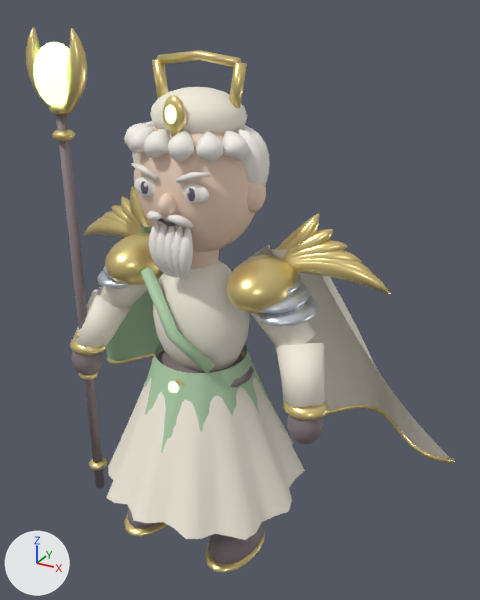
The glTF model samkok/web/models/04-e3.glb as it was, and as the next commit left it.
Both versions are drawn from a 50 mm lens placed at (2.01, -3.15, 3.38), pointed at (0.15, 0.23, 1.69). The lights are fixed; the arrows at lower left show +X, +Y and +Z. The older version comes first.

Objects in the first picture: '04_T3_Verdant Immortal_Mesh'.
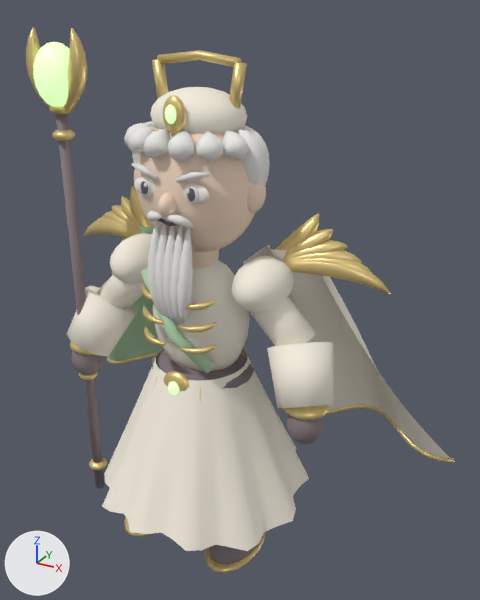
Edits to the bpy script that builds the scene:
```text
Change mat_magic_8cfa65_002:
    mat_magic_8cfa65_002.emission_strength: 1.961 -> 1.0
Add mat_hair_d8d5cf_002:
    mat_hair_d8d5cf_002 = principled_material('Hair d8d5cf.002')
    mat_hair_d8d5cf_002.base_color = (0.847, 0.835, 0.812)  # white #edece9
    mat_hair_d8d5cf_002.roughness = 0.72
Change me_04_t3_verdant_immortal_mesh:
    remove me_04_t3_verdant_immortal_mesh.from_pydata(...)  # 11492 vertices, 21024 faces; spans x -1.5..1.5, y -0.68..0.97, z 0.02..3.28
    add me_04_t3_verdant_immortal_mesh.from_pydata(...)  # 10520 vertices, 19344 faces; spans x -1.5..1.5, y -0.71..0.97, z 0.02..3.28
    me_04_t3_verdant_immortal_mesh part 1: the loose piece of 54 vertices spanning x -0.04..0.04, y -0.32..-0.23, z 1.98..2.3 is copied, and the copy is multiplied about its middle by the matrix ((-0.084, 0.248, 0.64), (0.0, 0.546, -0.216), (-0.514, 0.063, -0.091)), then moved by (-0.16, -0.01, -0.28), in mat_antique_gold_002 (yellow #e6cc88); it spans x -0.26..-0.05, y -0.32..-0.23, z 1.83..1.89
    me_04_t3_verdant_immortal_mesh part 2: the loose piece of 54 vertices spanning x -0.04..0.04, y -0.32..-0.23, z 1.98..2.3 is copied, and the copy is multiplied about its middle by the matrix ((-0.084, 0.248, 0.64), (0.0, 0.546, -0.216), (-0.514, 0.063, -0.091)), then moved by (-0.16, -0.01, -0.42), in mat_antique_gold_002 (yellow #e6cc88); it spans x -0.26..-0.05, y -0.32..-0.23, z 1.69..1.75
    me_04_t3_verdant_immortal_mesh part 3: the loose piece of 54 vertices spanning x -0.04..0.04, y -0.32..-0.23, z 1.98..2.3 is copied, and the copy is multiplied about its middle by the matrix ((-0.084, 0.248, 0.64), (0.0, 0.546, -0.216), (-0.514, 0.063, -0.091)), then moved by (-0.16, -0.01, -0.56), in mat_antique_gold_002 (yellow #e6cc88); it spans x -0.26..-0.05, y -0.32..-0.23, z 1.55..1.61
    me_04_t3_verdant_immortal_mesh part 4: the loose piece of 54 vertices spanning x -0.04..0.04, y -0.32..-0.23, z 1.98..2.3 is copied, and the copy is multiplied about its middle by the matrix ((-0.084, -0.248, -0.64), (0.0, 0.546, -0.216), (0.514, 0.063, -0.091)), then moved by (0.16, -0.01, -0.28), in mat_antique_gold_002 (yellow #e6cc88); it spans x 0.05..0.26, y -0.32..-0.23, z 1.83..1.89
    me_04_t3_verdant_immortal_mesh part 5: the loose piece of 54 vertices spanning x -0.04..0.04, y -0.32..-0.23, z 1.98..2.3 is copied, and the copy is multiplied about its middle by the matrix ((-0.084, -0.248, -0.64), (0.0, 0.546, -0.216), (0.514, 0.063, -0.091)), then moved by (0.16, -0.01, -0.42), in mat_antique_gold_002 (yellow #e6cc88); it spans x 0.05..0.26, y -0.32..-0.23, z 1.69..1.75
    me_04_t3_verdant_immortal_mesh part 6: the loose piece of 54 vertices spanning x -0.04..0.04, y -0.32..-0.23, z 1.98..2.3 is copied, and the copy is multiplied about its middle by the matrix ((-0.084, -0.248, -0.64), (0.0, 0.546, -0.216), (0.514, 0.063, -0.091)), then moved by (0.16, -0.01, -0.56), in mat_antique_gold_002 (yellow #e6cc88); it spans x 0.05..0.26, y -0.32..-0.23, z 1.55..1.61
    me_04_t3_verdant_immortal_mesh part 7: the loose piece of 20 vertices spanning x 0.55..0.89, y -0.25..0.11, z 1.26..1.68 is rebuilt with 20 vertices and now spans x 0.5..0.94, y -0.3..0.15, z 1.24..1.71
    me_04_t3_verdant_immortal_mesh part 8: the loose piece of 20 vertices spanning x -0.89..-0.55, y -0.25..0.11, z 1.26..1.68 is rebuilt with 20 vertices and now spans x -0.94..-0.5, y -0.3..0.15, z 1.24..1.71
    me_04_t3_verdant_immortal_mesh part 9: 6 loose pieces with 1056 vertices, spanning x -0.74..0.74, y -0.2..0.26, z 1.74..1.99, are deleted
    me_04_t3_verdant_immortal_mesh part 10: 768 vertices moved from x -0.68..0.68, y -0.68..0.68, z 0.44..2.27 to x -0.71..0.71, y -0.71..0.71, z 0.38..2.21; 264 vertices removed from x -0.48..0.48, y -0.49..0.49, z 0.68..1.4; 24 vertices added at x -0.34..0.34, y -0.51..0.51, z 0.64..1.12
    me_04_t3_verdant_immortal_mesh part 11: 640 faces spanning x -0.59..0.59, y -0.24..0.24, z 1.79..2.09 switch from mat_antique_gold_002 (yellow #edd691) to mat_silk_f0e1c2_002 (white #f8f1e2)
    me_04_t3_verdant_immortal_mesh part 12: 2888 faces spanning x -0.43..0.43, y -0.35..0.33, z 1.72..2.8 switch from mat_hair_f3e8d9_002 (white #faf5ee) to mat_hair_d8d5cf_002 (white #edece9)
    remove me_04_t3_verdant_immortal_mesh.materials.append(mat_steel_002)  # white #dfe7ee
```

Pixel boxes (x1, y1, x2, y2) of what changed, in the pictures (480 x 600 px; the box of a moved part takes in the faces that stretch with it):
'04_T3_Verdant Immortal_Mesh', surface changed, reshaped: (26, 27, 455, 573) in both
part 1 of me_04_t3_verdant_immortal_mesh, added: after (141, 284, 153, 301)
part 2 of me_04_t3_verdant_immortal_mesh, added: after (143, 306, 164, 324)
part 3 of me_04_t3_verdant_immortal_mesh, added: after (144, 327, 166, 346)
part 4 of me_04_t3_verdant_immortal_mesh, added: after (185, 300, 216, 310)
part 5 of me_04_t3_verdant_immortal_mesh, added: after (178, 323, 217, 333)
part 6 of me_04_t3_verdant_immortal_mesh, added: after (179, 345, 217, 355)
part 7 of me_04_t3_verdant_immortal_mesh, rebuilt (36% wider): before (276, 343, 325, 407); after (267, 342, 334, 408)
part 8 of me_04_t3_verdant_immortal_mesh, rebuilt (24% wider, 14% taller): before (74, 289, 131, 351); after (67, 285, 138, 356)
part 9 of me_04_t3_verdant_immortal_mesh, deleted: before (97, 266, 318, 327)
part 10 of me_04_t3_verdant_immortal_mesh, moved or reshaped: before (106, 221, 305, 540); after (102, 221, 309, 551)
part 11 of me_04_t3_verdant_immortal_mesh, recoloured: (110, 233, 294, 312) in both
part 12 of me_04_t3_verdant_immortal_mesh, edited (looks the same): (124, 121, 270, 263) in both
